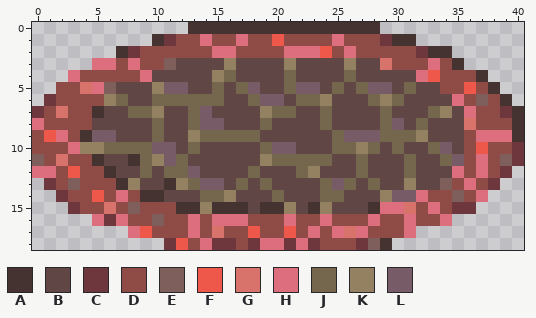
Pixel-art sprite -- app/src/main/resources/tex/items/393-snake_lair.png. The picture above was drawn from the file before the commit.
The file is 41x19 pixels. Colours within 5 levels of each other are drawn and written as one.
Palette (. is transparent): A #453331  B #604644  C #6e373e  D #8f4c46  E #7f5f5c  F #ee584b  G #d7736b  H #dc6e7d  J #75674d  K #948161  L #775b67
And afterwards:
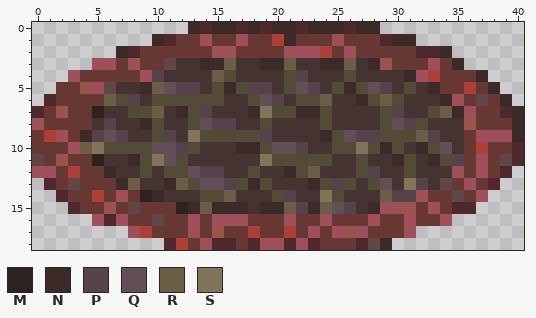
Colours new in this view: M #2e2221  N #3c2a28  P #56424a  Q #624e56  R #6b5d46  S #82735b
From old to new:
colour C: #6e373e -> #4f282d
colour D: #8f4c46 -> #673733
colour F: #ee584b -> #ac4036
colour G: #d7736b -> #9b534d
colour H: #dc6e7d -> #9f4f5a
colour J: #75674d -> #544a38
y 0: x 13..28 AAAAAAAAAAAAAAAA -> NCNNCNCNNCNNNCNN
y 1: x 10 A -> N; x 21 D -> N; x 30..31 AA -> NN
y 2: x 7 A -> N; x 33..34 AA -> CN
y 3: x 11..28 EBBBBKBBBBKBBBBKBB -> BAANNRAANNRAANNRAN; x 35 A -> N
y 4: x 10..15 BBBBBK -> PAAAAR; x 17..20 BBBB -> AAAA; x 22..25 BBBB -> PAAA; x 27..31 BBBBB -> AAAAN; x 37 A -> N
y 5: x 6..14 EBBBKLLBB -> BAANRQPPA; x 16 B -> N; x 18..20 LBB -> PPA; x 22..24 LLB -> QPA; x 26 B -> N; x 28..30 LLB -> QPA; x 32..33 BB -> AN; x 38 A -> N
y 6: x 6 K -> R; x 8..9 BB -> PA; x 16..17 BB -> AA; x 19..21 LLB -> QPA; x 24..27 KBBB -> RAAN; x 29 K -> R; x 31..34 BBBB -> AAAN; x 37 E -> B; x 39 A -> N
y 7: x 5..7 ABB -> MAA; x 10..12 KBB -> RAN; x 14..19 LBBBBK -> PAAANS; x 22..23 BB -> NN; x 25..28 BBBB -> AAAA; x 30..32 BBB -> PAA; x 34..35 KB -> RN; x 40 A -> N
y 8: x 5..9 BBBBB -> APAAN; x 11..12 BB -> AA; x 14..18 LLBBB -> QPPAA; x 20..23 BBBB -> AAAA; x 25..28 BBBB -> AAAA; x 30..31 LB -> QP; x 33..35 BBB -> AAA; x 40 A -> N
y 9: x 4..9 ALLBBB -> NPQPAA; x 11..13 BBK -> PAS; x 19..24 BBBBBB -> PAAAAN; x 26..28 LLL -> QPP; x 32..35 KBBB -> RPAA; x 40 A -> N
y 10: x 4..5 KK -> RS; x 10..12 LLB -> QQP; x 14..18 BBBBB -> AAANN; x 20..24 LLBBB -> QQPAA; x 27 K -> S; x 29 B -> N; x 31..32 BB -> AN; x 34..35 LB -> QA
y 11: x 0 E -> B; x 5..8 ABBA -> MAAN; x 10..11 KL -> SQ; x 13..19 BBBBBBK -> AAAAAAS; x 25..26 BB -> AA; x 28..30 BBB -> AAN; x 32..33 BB -> AN; x 35 L -> P; x 39 E -> B
y 12: x 6..8 ABB -> NAA; x 10 B -> A; x 13..17 LBBBB -> QPPAA; x 19..21 BBB -> AAN; x 23..26 KBBB -> RAAA; x 28..30 BBB -> PAA; x 32..34 BBB -> AAA
y 13: x 3 E -> B; x 7..12 AKBBAK -> NRAANR; x 14..16 LLB -> QQP; x 18 B -> N; x 20..23 BBBB -> AAAN; x 25 L -> P; x 27 B -> A; x 29..34 BBKBBE -> QASPAB
y 14: x 9..13 AABBB -> MNAAA; x 16..19 KBBB -> RAAA; x 21..24 BBBJ -> PAAS; x 26..31 BBBKLL -> AAARPP; x 35 E -> B
y 15: x 8 E -> B; x 12..28 AAKAAABAAKBAKBBBA -> MNRNNNANNRPNRQPAN
y 16: x 10 E -> B
y 18: x 28..29 EA -> BN
Pixel boxes of the changes (left, top, right, bottom) in both pictures:
changed: (32, 22, 524, 250)
